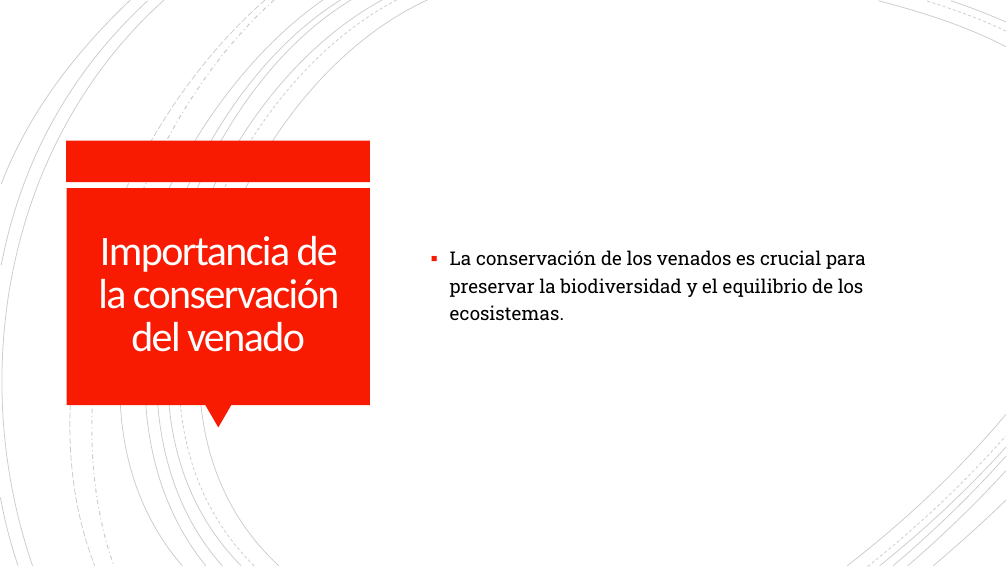
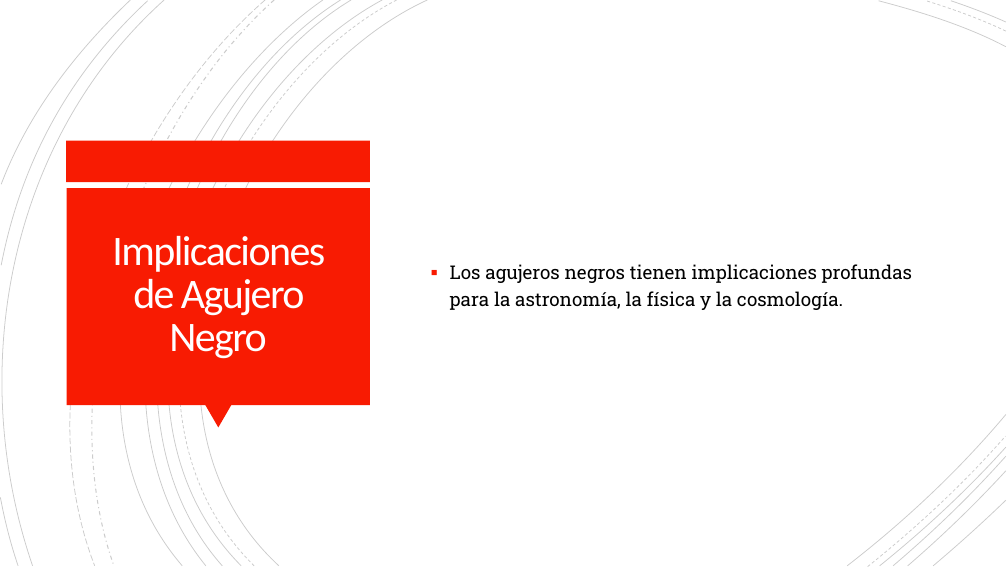
Before and after one commit to JorgeSotoAudelo/AI_PresentationGenerator, a slide deck: slide 9 of app/temp/output.pptx (slide 10 before the commit). Drawn at 1008x567 pixels with LibreOffice and Linux fonts; fonts in the diff are those of the drawing. Boxes give left, top, right and bottom in pixels: in the first picture for what was removed or moved away, otherwise in the second. Text is boxed around its words. In the diff, an @@ line names an element or a change of style, - is before the commit and + after.

```diff
--- a/app/temp/output.pptx
+++ b/app/temp/output.pptx
@@ title at [112,236,325,359]: text changed @@
-Importancia de la conservación del venado
+Implicaciones de Agujero Negro
@@ text at [450,264,913,310]: text changed @@
-▪ La conservación de los venados es crucial para preservar la biodiversidad y el equilibrio de los ecosistemas.
+▪ Los agujeros negros tienen implicaciones profundas para la astronomía, la física y la cosmología.
```
Also in this commit, not shown: 7 slides added, 9 slides removed, 5 other files.
